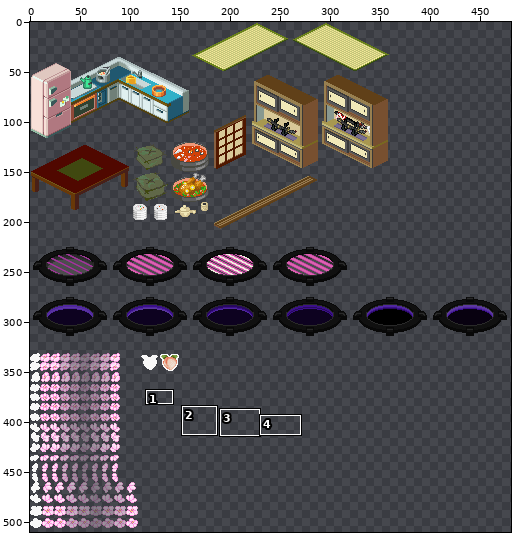
File history of a sprite sheet, ShanghaiEXE/Graphics/body26.png. The picture above shows the old version from afar; the outline marks the close-up.
Close-up. Old version:
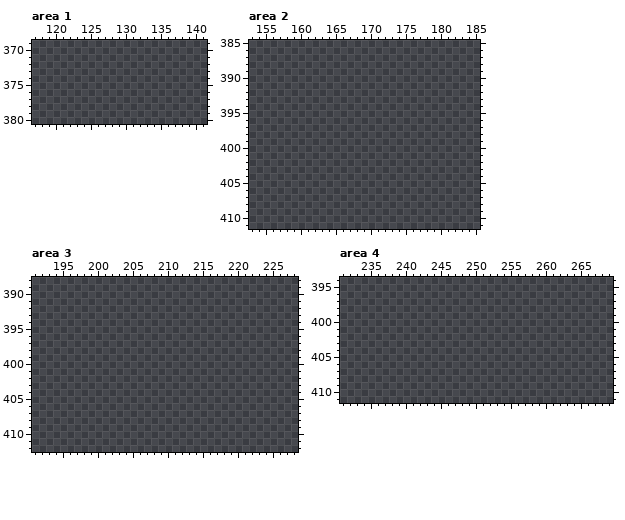
The file is 512x512 pixels. Colours within 5 levels of each other are drawn and written as one. Shown: area 1: x 117..141, y 369..380; area 2: x 153..185, y 385..411; area 3: x 191..228, y 388..412; area 4: x 231..269, y 394..411. The wide view leaves out empty margins. The commit also changed other parts of the picture, which this record leaves out.
New version:
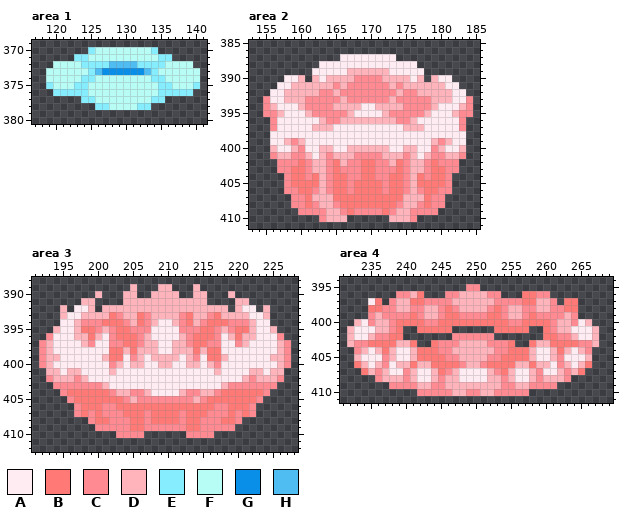
Palette (. is transparent): A #ffecf2  B #ff7a77  C #ff8a92  D #ffb4bc  E #86edff  F #b8fcf6  G #098fe7  H #4fbcf2
From old to new:
Area 1:
y 370: x 125..134 .......... -> EFFFFFFFFE
y 371: x 123..136 .............. -> EEFFFFFFFFFFEE
y 372: x 120..139 .................... -> FFFFEEEEHHHHEEEEFFFF
y 373: x 119..140 ...................... -> FFFFFFEHGGGGGGHEFFFFFF
y 374: x 119..140 ...................... -> FFFFFEEFFFFFFFFEEFFFFF
y 375: x 119..140 ...................... -> EFFFEEFFFFFFFFFFEEFFFE
y 376: x 120..139 .................... -> EEEEEFFFFFFFFFFEEEEE
y 377: x 124..135 ............ -> EEFFFFFFFFEE
y 378: x 126..133 ........ -> EEFFFFEE
Area 2:
y 387: x 166..173 ........ -> AAAAAAAA
y 388: x 163..176 .............. -> AAAAAAAAAAAAAA
y 389: x 162..177 ................ -> AAAAADDDDDDAAAAA
y 390: x 158..160 ... -> AAD; x 162..177 ................ -> DADDDDCCCCDDDDAD; x 179..181 ... -> DAA
y 391: x 157..182 .......................... -> AADDDDDDCDCCCCCCDCDDDDDDAA
y 392: x 156..183 ............................ -> AADDDDDCCDCCCCCCCCDCCDDDDDAA
y 393: x 155..184 .............................. -> CAADDDCCCCCDCCCCCCDCCCCCDDDAAC
y 394: x 155..184 .............................. -> CDAAADCCCCDDDDAADDDDCCCCDAAADC
y 395: x 155..184 .............................. -> CCDAAADCCCCCDAAAADCCCCCDAAADCC
y 396: x 156..183 ............................ -> CAAAAAADCCDDDDDDDDCCDAAAAAAC
y 397: x 156..183 ............................ -> CAAAAADDDAAAAAAAAAADDDAAAAAC
y 398: x 156..183 ............................ -> AAAAAAAAAAAAAAAAAAAAAAAAAAAA
y 399: x 156..183 ............................ -> AADCDAAAAAAAAAAAAAAAAAADCDAA
y 400: x 156..183 ............................ -> DAADCAADDAADDDDDDAADDAACDAAD
y 401: x 156..183 ............................ -> CDDCCDADCDDDCCCCDDDCDADCCDDC
y 402: x 157..182 .......................... -> CCCBCDDCBDCCBBCCDBCDDCBCCC
y 403: x 157..182 .......................... -> CCBBCDDCBCCCBBCCCBCDDCBBCC
y 404: x 158..181 ........................ -> CBBCBDCBBCCBBCCBBCDBCBBC
y 405: x 158..181 ........................ -> CBBBBDCBBCBBBBCBBCDBBBBC
y 406: x 158..181 ........................ -> CCBBCDCBBCBBBBCBBCDCBBCC
y 407: x 159..180 ...................... -> CCBDDDBBBBBBBBBBDDDBCC
y 408: x 159..180 ...................... -> CCBCDDCBBBBBBBBCDDCBCC
y 409: x 160..179 .................... -> CCCCDDCBCCCCBCDDCCCC
y 410: x 163..166 .... -> CDDD; x 173..176 .... -> DDDC
Area 3:
y 389: x 205 . -> D; x 209..210 .. -> DD; x 214 . -> D
y 390: x 200 . -> D; x 204..205 .. -> DD; x 208..211 .... -> DDDD; x 214..215 .. -> DD; x 219 . -> D
y 391: x 198..199 .. -> DD; x 204..215 ............ -> DDDDDDDDDDDD; x 220..221 .. -> DD
y 392: x 195 . -> D; x 197..199 ... -> AAD; x 201..218 .................. -> DDDDDDDDDDDDDDDDDD; x 220..222 ... -> DAA; x 224 . -> D
y 393: x 195..224 .............................. -> DAADDDDBCDDBCDDDDCBDDCBDDDDAAD
y 394: x 195..224 .............................. -> AADCCCBBBCDBCDAADCBDCBBBCCCDAA
y 395: x 194..225 ................................ -> DAADBBCDCBBCCCAAAACCCBBCDCBBDAAD
y 396: x 193..226 .................................. -> CAAADDBDACBBBCDAAAADCBBBCADBDDAAAC
y 397: x 192..227 .................................... -> CDAAAADCAACCBBCDDAADDCBBCCAACDAAAADC
y 398: x 192..227 .................................... -> CDAAAAAAAABBDBDDDAADDDBDBBAAAAAAAADC
y 399: x 192..227 .................................... -> CDDAAAAAADBBACDADDDDADCABBDAAAAAADDC
y 400: x 192..227 .................................... -> CDAAAAAAAACDADDAADDAADDADCAAAAAAAADC
y 401: x 193..226 .................................. -> DDADDAAAADAAAAAAAAAAAAAADAAAADDADD
y 402: x 193..226 .................................. -> CDDDCDAAAAAAAAAAAAAAAAAAAAAADCDDDC
y 403: x 194..225 ................................ -> CCCCCCCDAAAAAAAAAAAAAAAADCCCCCCC
y 404: x 195..224 .............................. -> CBBBBBBCDDCCDAAAADCCDDCBBBBBBC
y 405: x 196..223 ............................ -> CBBBBBBBCDCCCCCCCCDCBBBBBBBC
y 406: x 197..222 .......................... -> CBBBCCBBBBBBBBBBBBBBCCBBBC
y 407: x 197..222 .......................... -> CBCBCCCBBBCBBBBCBBBCCCBCBC
y 408: x 199..220 ...................... -> CBBCCCBBCBBBBCBBCCCBBC
y 409: x 200..219 .................... -> CCCCCBBCCCCCCBBCCCCC
y 410: x 203..206 .... -> CCCC; x 213..216 .... -> CCCC
Area 4:
y 395: x 249..250 .. -> CC
y 396: x 239..242 .... -> CCDB; x 246..253 ........ -> CCDDDDCC; x 257..260 .... -> BBCC
y 397: x 235..236 .. -> AB; x 238..261 ........................ -> CDDBBCCCCDDDDDDCCCCBBDDC; x 263..264 .. -> BB
y 398: x 235..264 .............................. -> BBCCDDCCDDCBCDDDDCBCDDCCDDCCBB
y 399: x 235..264 .............................. -> CDCCCCBCDDCBBCCCCBBCDDCBCCCCDC
y 400: x 233..266 .................................. -> DACDDCBBBBCCBBBBBBBBBBCCBBBBCDDCAD
y 401: x 232..239 ........ -> DAAADDCB; x 242..246 ..... -> BBBBB; x 253..257 ..... -> BBBBB; x 260..267 ........ -> BCDDAAAD
y 402: x 232..239 ........ -> DAADCCBB; x 247..252 ...... -> CCCCCC; x 260..267 ........ -> BBCCDAAD
y 403: x 232..241 .......... -> DCCBBBBDDB; x 244..255 ............ -> BCCCDDDDCCCB; x 258..267 .......... -> BDDBBBBCCD
y 404: x 233..266 .................................. -> CDADBDAADBBBCCDDDDDDCCBBBDAADBDADC
y 405: x 233..266 .................................. -> DAAACDAADBBBBCCDDDDCCBBBBDAADCAAAD
y 406: x 233..266 .................................. -> BDADCADDBDDBBBBCDDCBBBBDDBDDACDADB
y 407: x 234..265 ................................ -> BDCDAACDAADBCDAAAADCBDAADCAADCDB
y 408: x 236..263 ............................ -> CDDDCDAADCDDAAAADDCDAADCDDDC
y 409: x 238..261 ........................ -> CCCCDDCCDDDDDDDDCCDDCCCC
y 410: x 242..257 ................ -> CCCCCDDCCDDCCCCC
Pixel boxes of the changes (left, top, right, bottom) in both close-ups:
added: (46, 47, 200, 110)
added: (263, 54, 473, 222)
added: (39, 284, 291, 438)
added: (347, 284, 599, 396)
